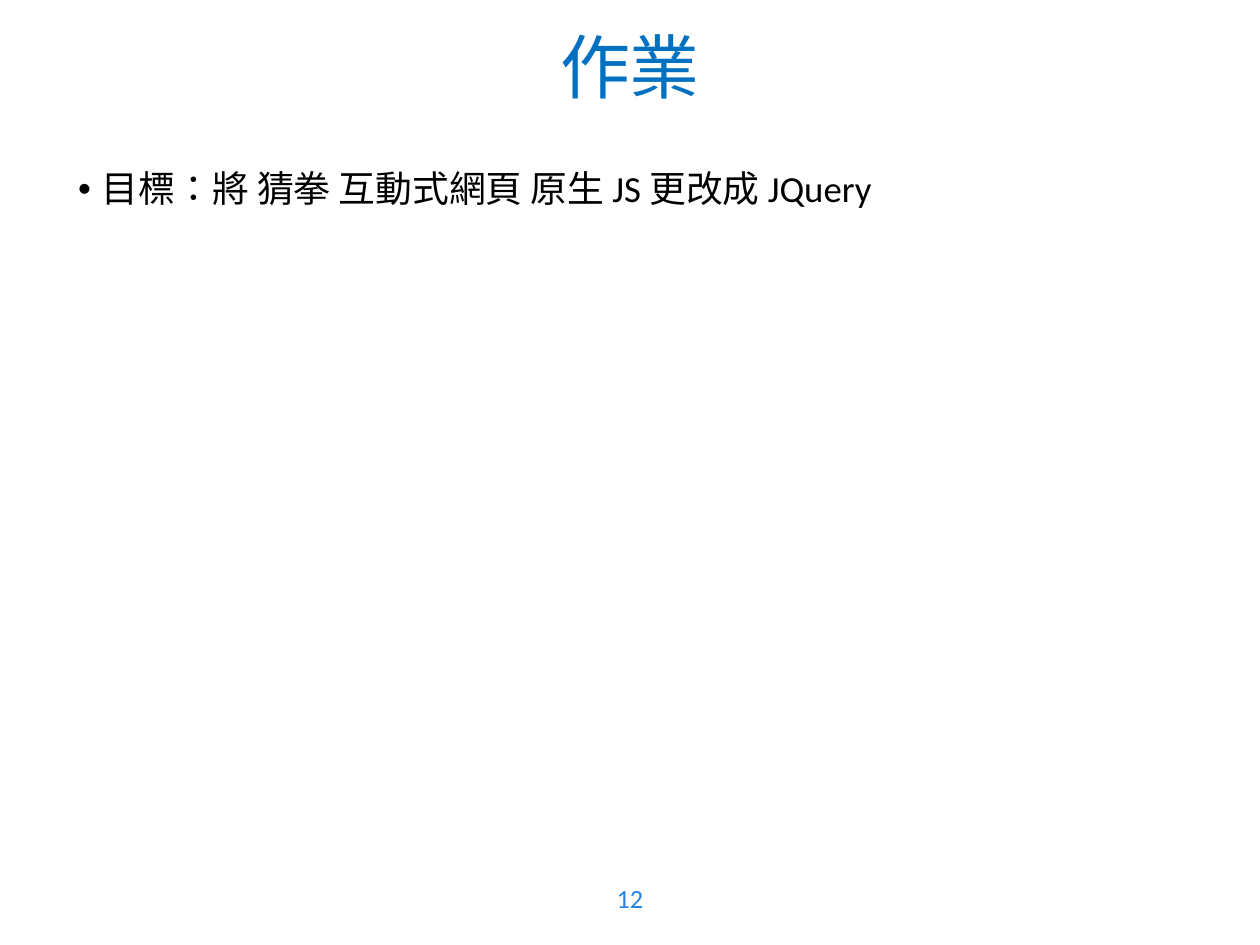
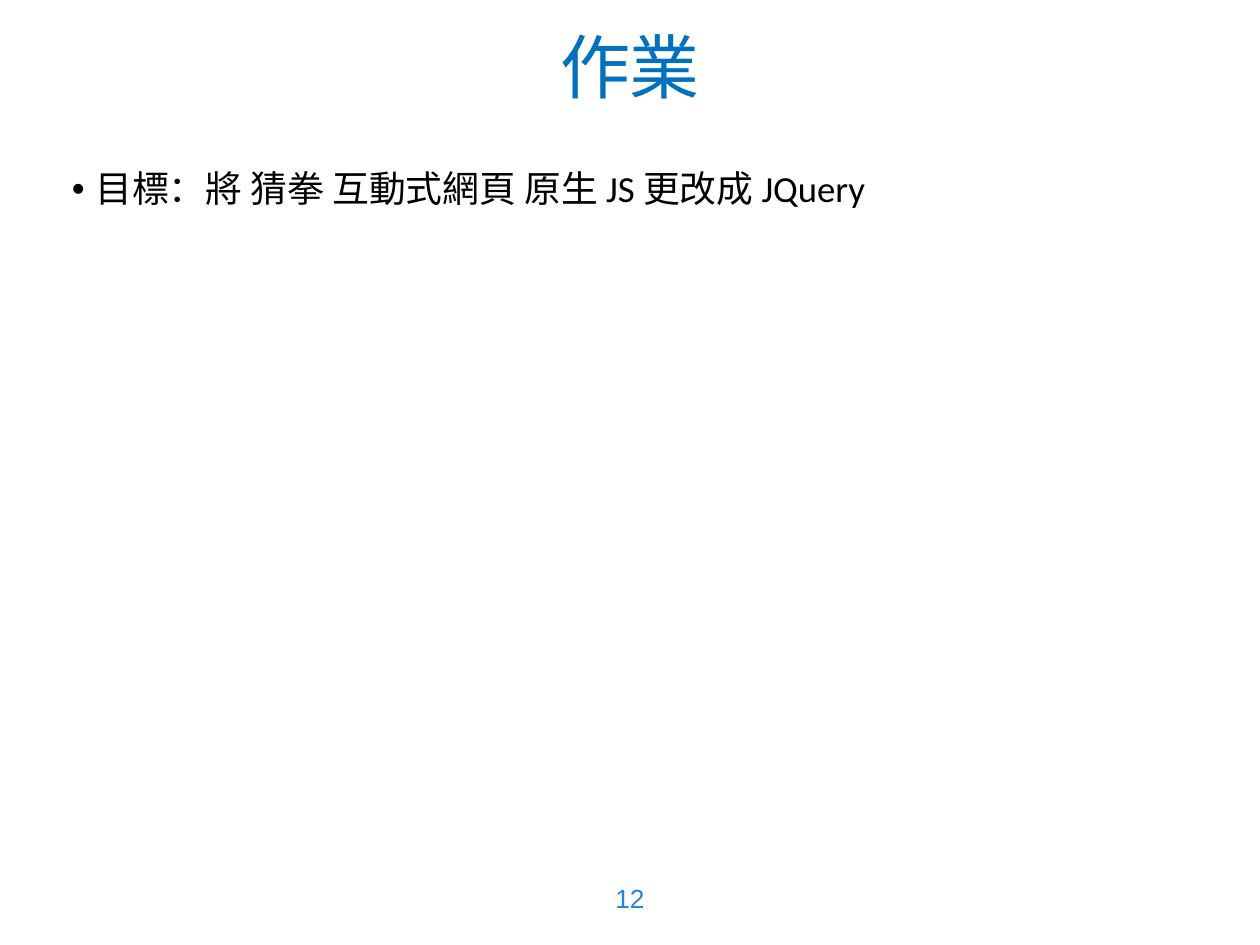
Before and after one commit to WaRTanKE7/WebClubData, a slide deck: slide 12 of 教學簡報/JavaScript - 4.pptx. Drawn at 1260x945 pixels with LibreOffice and Linux fonts; fonts in the diff are those of the drawing; background and template pictures are left out. Boxes give left, top, right and bottom in pixels: in the first picture for what was removed or moved away, otherwise in the second. Text is boxed around its words. In the diff, an @@ line names an element or a change of style, - is before the commit and + after.

```diff
--- a/教學簡報/JavaScript - 4.pptx
+++ b/教學簡報/JavaScript - 4.pptx
@@ text "目標：將 猜拳 互動式網頁 原生 JS ..." at bbox=[95, 171, 866, 208]: font Calibri to Noto Sans CJK SC in "目標：將 猜拳 互動式網頁 原生 更改成" @@
@@ page number added at bbox=[615, 889, 644, 908], 15 pt, text #2582E1 @@
+12
@@ page number removed at bbox=[617, 891, 644, 908] @@
-12
```
Also in this commit, not shown: 12 other slides changed.
